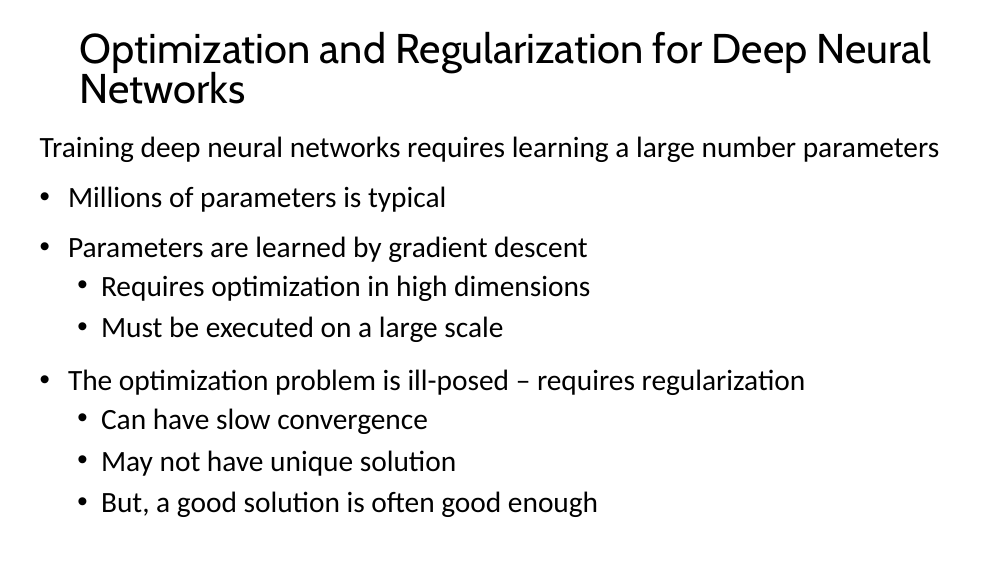
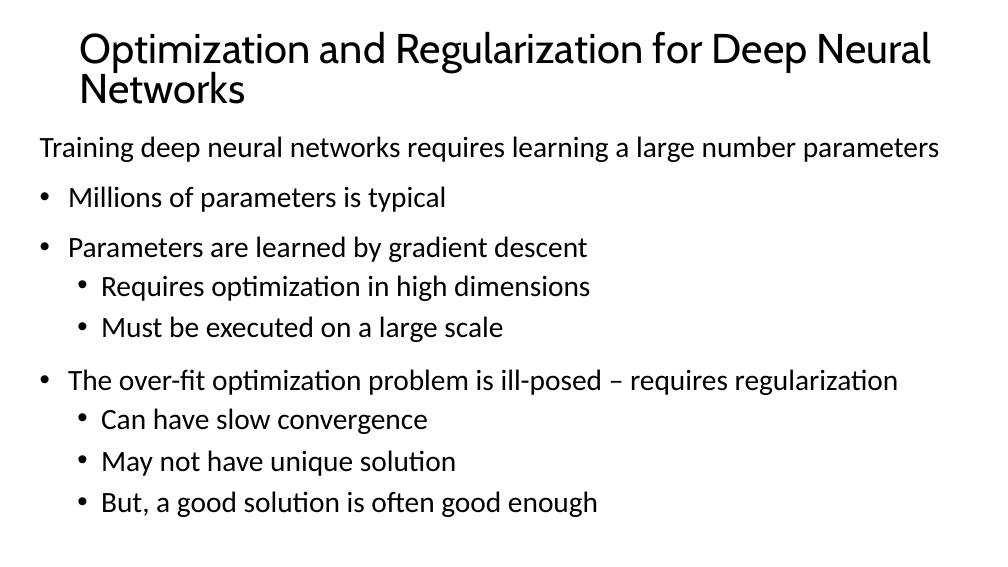
Before and after one commit to StephenElston/CSCI-E25, a slide deck: slide 5 of SupplementaryMaterial/RegularizatioinAndOptimization.pptx. Drawn at 1008x567 pixels with LibreOffice and Linux fonts; fonts in the diff are those of the drawing. Boxes give left, top, right and bottom in pixels: in the first picture for what was removed or moved away, otherwise in the second. Text is boxed around its words. In the diff, an @@ line names an element or a change of style, - is before the commit and + after.

```diff
--- a/SupplementaryMaterial/RegularizatioinAndOptimization.pptx
+++ b/SupplementaryMaterial/RegularizatioinAndOptimization.pptx
@@ text at box(68, 369, 899, 395): text changed @@
-• The optimization problem is ill-posed – requires regularization
+• The over-fit optimization problem is ill-posed – requires regularization
```
Also in this commit, not shown: 5 other slides changed.
